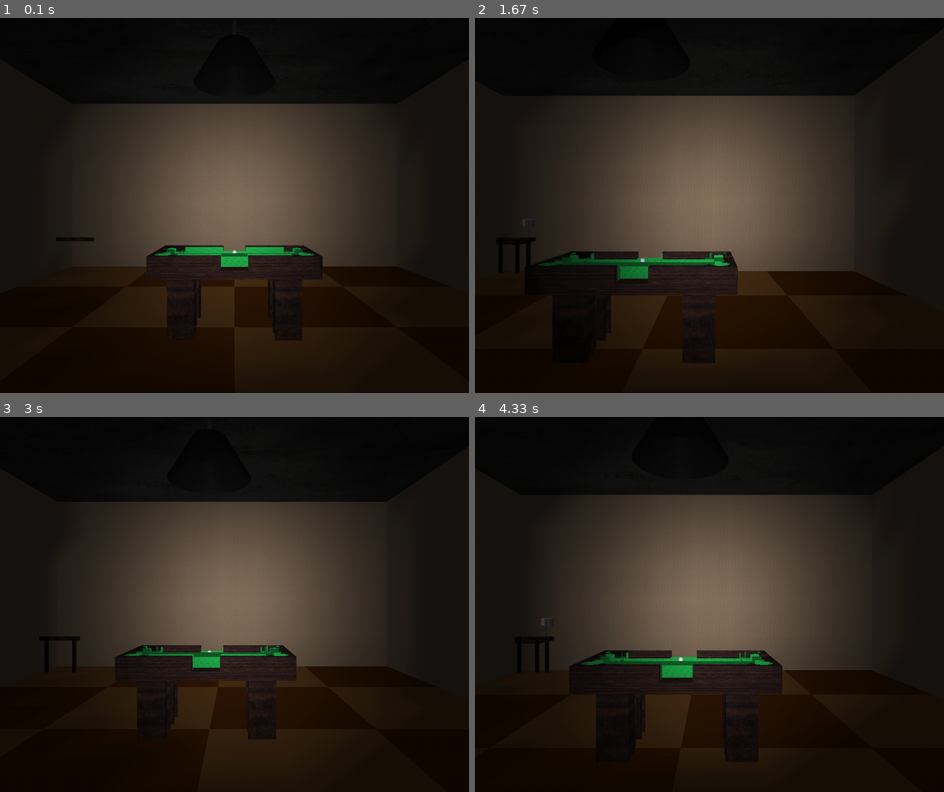
Above: before the commit, frames 1-4 (two rows, left to right).
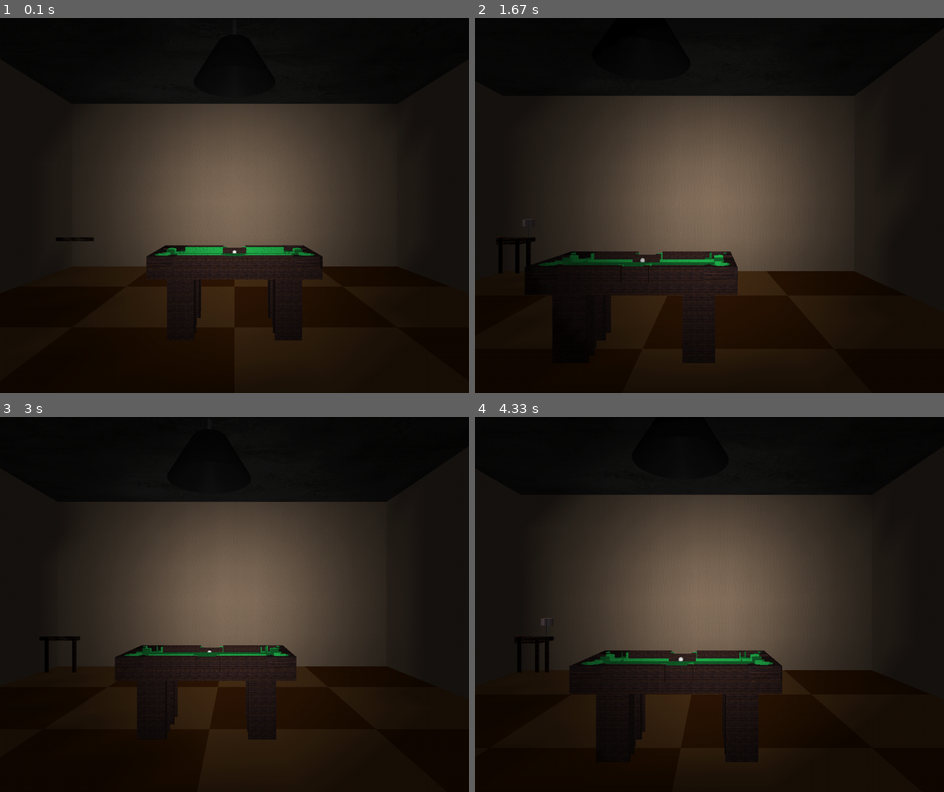
Above: after the commit, the same moments.

Repository: mikepmerritt/graphics-project-3
Game: pygame game, started from interactive_scene_pygame.py
Same seed, same stepped clock (60 frames per second), same inputs: the game is played once before the commit and once after it.
Inputs:
- Up to frame 1 (0.1 s): no input
- Up to frame 2 (1.67 s): hold D 0.33-0.8 s; hold W 0.83-1.3 s; hold D from 1.33 s (still down)
- Up to frame 3 (3 s): release D at 1.8 s; hold A 1.83-2.37 s; hold S 2.4-2.87 s; hold A from 2.9 s (still down)
- Up to frame 4 (4.33 s): release A at 3.37 s; hold W 3.4-3.87 s; hold D from 3.9 s (still down)

The runs differ from the first frame. In frame 1, 0.3% of the frame differs, in the area x 37-65%, y 60-77%; in frame 2, 0.4%; in frame 3, 0.3%; in frame 4, 0.4%, in the area x 35-61%, y 62-75%.

Commit message:
modified texture tiling and continued building table

Diff:
--- a/interactive_scene_pygame.py
+++ b/interactive_scene_pygame.py
@@ -1020,54 +1020,61 @@
     draw_corner(-3.5, 4.75, 8)
     glPopMatrix()
 
-    glPopMatrix()
-
     # middles (3 x 2 x 3) # floor should be at midpoint level, hole extends down
+
+    draw_middle_hole(0, 4.75, -3.5)
+    draw_middle_hole(0, 4.75, 3.5)
+
+    glPopMatrix()
 
     # x-aligned wood segments (5 x 1.5 x 1)
     set_wood_support_material(GL_FRONT)
-    draw_rect(x - 4, y + 4.75, z - 4.5, 5, 1.5, 1, 10, 4, 2, table_support_texture)
-    draw_rect(x + 4, y + 4.75, z - 4.5, 5, 1.5, 1, 10, 4, 2, table_support_texture)
-    draw_rect(x - 4, y + 4.75, z + 4.5, 5, 1.5, 1, 10, 4, 2, table_support_texture)
-    draw_rect(x + 4, y + 4.75, z + 4.5, 5, 1.5, 1, 10, 4, 2, table_support_texture)
+    draw_rect(x - 4, y + 4.75, z - 4.5, 5, 1.5, 1, 10, 4, 2, table_support_texture, False)
+    draw_rect(x + 4, y + 4.75, z - 4.5, 5, 1.5, 1, 10, 4, 2, table_support_texture, False)
+    draw_rect(x - 4, y + 4.75, z + 4.5, 5, 1.5, 1, 10, 4, 2, table_support_texture, False)
+    draw_rect(x + 4, y + 4.75, z + 4.5, 5, 1.5, 1, 10, 4, 2, table_support_texture, False)
 
     # x-aligned felt segments (5 x 1.5 x 1)
     set_felt_material(GL_FRONT)
-    draw_rect(x - 4, y + 4.75, z - 3.5, 5, 1.5, 1, 10, 4, 2, felt_texture)
-    draw_rect(x + 4, y + 4.75, z - 3.5, 5, 1.5, 1, 10, 4, 2, felt_texture)
-    draw_rect(x - 4, y + 4.75, z + 3.5, 5, 1.5, 1, 10, 4, 2, felt_texture)
-    draw_rect(x + 4, y + 4.75, z + 3.5, 5, 1.5, 1, 10, 4, 2, felt_texture)
+    draw_rect(x - 4, y + 4.75, z - 3.5, 5, 1.5, 1, 10, 4, 2, felt_texture, False)
+    draw_rect(x + 4, y + 4.75, z - 3.5, 5, 1.5, 1, 10, 4, 2, felt_texture, False)
+    draw_rect(x - 4, y + 4.75, z + 3.5, 5, 1.5, 1, 10, 4, 2, felt_texture, False)
+    draw_rect(x + 4, y + 4.75, z + 3.5, 5, 1.5, 1, 10, 4, 2, felt_texture, False)
 
     # z-aligned wood segments (1 x 1.5 x 4)
     set_wood_support_material(GL_FRONT)
-    draw_rect(x - 9, y + 4.75, z, 1, 1.5, 4, 2, 4, 8, table_support_texture)
-    draw_rect(x + 9, y + 4.75, z, 1, 1.5, 4, 2, 4, 8, table_support_texture)
+    draw_rect(x - 9, y + 4.75, z, 1, 1.5, 4, 2, 4, 8, table_support_texture, False)
+    draw_rect(x + 9, y + 4.75, z, 1, 1.5, 4, 2, 4, 8, table_support_texture, False)
 
     # z-aligned felt segments (1 x 1.5 x 4)
     set_felt_material(GL_FRONT)
-    draw_rect(x - 8, y + 4.75, z, 1, 1.5, 4, 2, 4, 8, felt_texture)
-    draw_rect(x + 8, y + 4.75, z, 1, 1.5, 4, 2, 4, 8, felt_texture)
+    draw_rect(x - 8, y + 4.75, z, 1, 1.5, 4, 2, 4, 8, felt_texture, False)
+    draw_rect(x + 8, y + 4.75, z, 1, 1.5, 4, 2, 4, 8, felt_texture, False)
 
     # felt play area (15 x 1 x 6) minus corners
     set_felt_material(GL_FRONT)
-    draw_rect(x, y + 4.5, z, 13, 1, 4, 13, 1, 4, felt_texture)
-    draw_rect(x, y + 4.5, z - 2.5, 13, 1, 1, 13, 1, 1, felt_texture)
-    draw_rect(x, y + 4.5, z + 2.5, 13, 1, 1, 13, 1, 1, felt_texture)
-    draw_rect(x - 7, y + 4.5, z, 1, 1, 4, 1, 1, 4, felt_texture)
-    draw_rect(x + 7, y + 4.5, z, 1, 1, 4, 1, 1, 4, felt_texture)
+    draw_rect(x, y + 4.5, z, 13, 1, 4, 26, 2, 8, felt_texture, False) # big center
+
+    draw_rect(x - 4, y + 4.5, z - 2.5, 5, 1, 1, 10, 1, 2, felt_texture, False)
+    draw_rect(x + 4, y + 4.5, z - 2.5, 5, 1, 1, 10, 1, 2, felt_texture, False)
+    draw_rect(x - 4, y + 4.5, z + 2.5, 5, 1, 1, 10, 1, 2, felt_texture, False)
+    draw_rect(x + 4, y + 4.5, z + 2.5, 5, 1, 1, 10, 1, 2, felt_texture, False)
+
+    draw_rect(x - 7, y + 4.5, z, 1, 1, 4, 1, 1, 4, felt_texture, False)
+    draw_rect(x + 7, y + 4.5, z, 1, 1, 4, 1, 1, 4, felt_texture, False)
 
     # wood bottom middle (19 x 1 x 6)
     set_wood_support_material(GL_FRONT)
-    draw_rect(x, y + 3.5, z, 19, 1, 10, 19, 1, 10, table_support_texture)
+    draw_rect(x, y + 3.5, z, 19, 1, 10, 19, 1, 10, table_support_texture, False)
 
     # wood legs (3 x 8 x 3)
     set_wood_support_material(GL_FRONT)
-    draw_rect(x - 6, y, z - 2.5, 3, 8, 3, 3, 8, 3, table_support_texture)
-    draw_rect(x + 6, y, z - 2.5, 3, 8, 3, 3, 8, 3, table_support_texture)
-    draw_rect(x - 6, y, z + 2.5, 3, 8, 3, 3, 8, 3, table_support_texture)
-    draw_rect(x + 6, y, z + 2.5, 3, 8, 3, 3, 8, 3, table_support_texture)
-
-def draw_textured_plane(x_size, y_size, x_slices, y_slices, texture):
+    draw_rect(x - 6, y, z - 2.5, 3, 8, 3, 3, 8, 3, table_support_texture, False)
+    draw_rect(x + 6, y, z - 2.5, 3, 8, 3, 3, 8, 3, table_support_texture, False)
+    draw_rect(x - 6, y, z + 2.5, 3, 8, 3, 3, 8, 3, table_support_texture, False)
+    draw_rect(x + 6, y, z + 2.5, 3, 8, 3, 3, 8, 3, table_support_texture, False)
+
+def draw_textured_plane(x_size, y_size, x_slices, y_slices, texture, stretch=True):
     """ Draw a textured plane of the specified dimensions on the xy-plane.
         The plane is a unit square with lower left corner at origin.
     """
@@ -1093,21 +1100,33 @@
         glBegin(GL_TRIANGLE_STRIP)
         cx = 0
         for i in range(x_slices):
-            glTexCoord2f(cx/x_size, (y+dy)/y_size)
+            if stretch:
+                glTexCoord2f(cx/x_size, (y+dy)/y_size)
+            else:
+                glTexCoord2f(cx, (y+dy))
             glVertex3f(cx, y+dy, 0)
-            glTexCoord2f(cx/x_size, y/y_size)
+            if stretch:
+                glTexCoord2f(cx/x_size, y/y_size)
+            else:
+                glTexCoord2f(cx, y)
             glVertex3f(cx, y, 0)
             cx += dx
-        glTexCoord2f(1, (y+dy)/y_size)
+        if stretch:
+            glTexCoord2f(1, (y+dy)/y_size)
+        else:
+            glTexCoord2f(x_size, (y+dy))
         glVertex3f(x_size, y+dy, 0)
-        glTexCoord2f(1, y/y_size)
+        if stretch:
+            glTexCoord2f(1, y/y_size)
+        else:
+            glTexCoord2f(x_size, y)
         glVertex3f(x_size, y, 0)
         glEnd()
         y += dy
 
     glDisable(GL_TEXTURE_2D)
 
-def draw_rect(x, y, z, x_size, y_size, z_size, x_slices, y_slices, z_slices, texture_name):
+def draw_rect(x, y, z, x_size, y_size, z_size, x_slices, y_slices, z_slices, texture_name, stretch=True):
     """ Draw a rectangle centered around (x, y, z) with size (x_size, y_size, z_size)."""
     # move to cube location
     glPushMatrix()
@@ -1116,42 +1135,60 @@
     # Draw side 1 (+z)
     glPushMatrix()
     glTranslate(-x_size/2, -y_size/2, z_size/2)
-    draw_textured_plane(x_size, y_size, x_slices, y_slices, texture_name)
+    if stretch:
+        draw_textured_plane(x_size, y_size, x_slices, y_slices, texture_name)
+    else:
+        draw_textured_plane(x_size, y_size, x_slices, y_slices, texture_name, False)
     glPopMatrix()
 
     # Draw side 2 (-z)
     glPushMatrix()
     glTranslate(x_size/2, -y_size/2, -z_size/2)
     glRotated(180, 0, 1, 0)
-    draw_textured_plane(x_size, y_size, x_slices, y_slices, texture_name)
+    if stretch:
+        draw_textured_plane(x_size, y_size, x_slices, y_slices, texture_name)
+    else:
+        draw_textured_plane(x_size, y_size, x_slices, y_slices, texture_name, False)
     glPopMatrix()
 
     # Draw side 3 (-x)
     glPushMatrix()
     glTranslate(-x_size/2, -y_size/2, -z_size/2)
     glRotatef(-90, 0, 1, 0)
-    draw_textured_plane(z_size, y_size, z_slices, y_slices, texture_name)
+    if stretch:
+        draw_textured_plane(z_size, y_size, z_slices, y_slices, texture_name)
+    else:
+        draw_textured_plane(z_size, y_size, z_slices, y_slices, texture_name, False)
     glPopMatrix()
 
     # Draw side 4 (+x)
     glPushMatrix()
     glTranslatef(x_size/2, -y_size/2, z_size/2)
     glRotatef(90, 0, 1, 0)
-    draw_textured_plane(z_size, y_size, z_slices, y_slices, texture_name)
+    if stretch:
+        draw_textured_plane(z_size, y_size, z_slices, y_slices, texture_name)
+    else:
+        draw_textured_plane(z_size, y_size, z_slices, y_slices, texture_name, False)
     glPopMatrix()
 
     # Draw side 5 (-y)
     glPushMatrix()
     glTranslatef(-x_size/2, -y_size/2, -z_size/2)
     glRotatef(90, 1, 0, 0)
-    draw_textured_plane(x_size, z_size, x_slices, z_slices, texture_name)
+    if stretch:
+        draw_textured_plane(x_size, z_size, x_slices, z_slices, texture_name)
+    else:
+        draw_textured_plane(x_size, z_size, x_slices, z_slices, texture_name, False)
     glPopMatrix()
 
     # Draw side 6 (+y)
     glPushMatrix()
     glTranslatef(-x_size/2, y_size/2, z_size/2)
     glRotatef(-90, 1, 0, 0)
-    draw_textured_plane(x_size, z_size, x_slices, z_slices, texture_name)
+    if stretch:
+        draw_textured_plane(x_size, z_size, x_slices, z_slices, texture_name)
+    else:
+        draw_textured_plane(x_size, z_size, x_slices, z_slices, texture_name, False)
     glPopMatrix()
 
     # return
@@ -1363,9 +1400,6 @@
 
     # black cylinder liner (inner)
 
-    # Enable/Disable each time or OpenGL ALWAYS expects texturing!
-    glEnable(GL_TEXTURE_2D)
-
     dtheta = math.pi / 4
     theta = math.pi / 2
 
@@ -1391,7 +1425,123 @@
 
         prev = (vx, vz)
 
+    glPopMatrix()
+
+def draw_middle_hole(x, y, z):
+    glPushMatrix()
+
+    glTranslatef(x, y, z)
+
+    # wood section
+    set_wood_support_material(GL_FRONT)
+    glBindTexture(GL_TEXTURE_2D, table_support_texture)
+    glTexEnvf(GL_TEXTURE_ENV, GL_TEXTURE_ENV_MODE, GL_MODULATE) # try GL_DECAL/GL_REPLACE/GL_MODULATE
+    glHint(GL_PERSPECTIVE_CORRECTION_HINT, GL_FASTEST)           # try GL_NICEST/GL_FASTEST
+    glTexParameteri(GL_TEXTURE_2D, GL_TEXTURE_WRAP_S, GL_REPEAT)  # try GL_CLAMP/GL_REPEAT/GL_CLAMP_TO_EDGE
+    glTexParameteri(GL_TEXTURE_2D, GL_TEXTURE_WRAP_T, GL_REPEAT)
+    glTexParameteri(GL_TEXTURE_2D, GL_TEXTURE_MAG_FILTER, GL_NEAREST) # try GL_NEAREST/GL_LINEAR
+    glTexParameteri(GL_TEXTURE_2D, GL_TEXTURE_MIN_FILTER, GL_NEAREST)
+
+    draw_rect(-1.25, 0, 1, 0.5, 1.5, 1, 1, 3, 2, table_support_texture, False) # left
+    draw_rect(1.25, 0, 1, 0.5, 1.5, 1, 1, 3, 2, table_support_texture, False) # right
+    draw_rect(0, 0, 1.375, 3, 1.5, 0.25, 12, 6, 4, table_support_texture, False) # back
+
+    # felt section
+    set_felt_material(GL_FRONT_AND_BACK)
+    glBindTexture(GL_TEXTURE_2D, felt_texture)
+    glTexEnvf(GL_TEXTURE_ENV, GL_TEXTURE_ENV_MODE, GL_MODULATE) # try GL_DECAL/GL_REPLACE/GL_MODULATE
+    glHint(GL_PERSPECTIVE_CORRECTION_HINT, GL_FASTEST)           # try GL_NICEST/GL_FASTEST
+    glTexParameteri(GL_TEXTURE_2D, GL_TEXTURE_WRAP_S, GL_REPEAT)  # try GL_CLAMP/GL_REPEAT/GL_CLAMP_TO_EDGE
+    glTexParameteri(GL_TEXTURE_2D, GL_TEXTURE_WRAP_T, GL_REPEAT)
+    glTexParameteri(GL_TEXTURE_2D, GL_TEXTURE_MAG_FILTER, GL_NEAREST) # try GL_NEAREST/GL_LINEAR
+    glTexParameteri(GL_TEXTURE_2D, GL_TEXTURE_MIN_FILTER, GL_NEAREST)
+
+    draw_rect(-1.25, 0, 0.375, 0.5, 1.5, 0.25, 2, 6, 1, felt_texture, False) # left box
+    draw_rect(1.25, 0, 0.375, 0.5, 1.5, 0.25, 2, 6, 1, felt_texture, False) # right box
+    draw_rect(0, -0.25, -1.125, 3, 1, 0.75, 12, 4, 3, felt_texture, False) # right box
+
+    # slope in on left
+    glPushMatrix()
+
+    # Enable/Disable each time or OpenGL ALWAYS expects texturing!
+    glEnable(GL_TEXTURE_2D)
+
+    glNormal3f(-0.5, 0, -0.75)
+
+    glBegin(GL_TRIANGLE_FAN)
+
+    glTexCoord2f(0, 0)
+    glVertex3f(-1, 0, 0.25)
+
+    glTexCoord2f(0, 1)
+    glVertex3f(-1, 0.75, 0.25)
+
+    glTexCoord2f(1, 1)
+    glVertex3f(-1.5, 0.75, -0.5)
+
+    glTexCoord2f(1, 0)
+    glVertex3f(-1.5, 0, -0.5)
+
+    glEnd()
+
     glDisable(GL_TEXTURE_2D)
+
+    glPopMatrix()
+
+    # top left
+
+    glPushMatrix()
+
+    # Enable/Disable each time or OpenGL ALWAYS expects texturing!
+    glEnable(GL_TEXTURE_2D)
+
+    glNormal3f(-0.5, 0, -0.75)
+
+    # glBegin(GL_TRIANGLE_FAN)
+
+    # # glTexCoord2f(0, 0)
+    # # glVertex3f(-1, 0, 0.25)
+
+    # # glTexCoord2f(0, 1)
+    # # glVertex3f(-1, 0.75, 0.25)
+
+    # # glTexCoord2f(1, 1)
+    # # glVertex3f(-1.5, 0.75, -0.5)
+
+    # glEnd()
+
+    glDisable(GL_TEXTURE_2D)
+
+    glPopMatrix()
+
+    # slope on right
+
+    glPushMatrix()
+
+    # Enable/Disable each time or OpenGL ALWAYS expects texturing!
+    glEnable(GL_TEXTURE_2D)
+
+    glNormal3f(0.5, 0, -0.75)
+
+    glBegin(GL_TRIANGLE_FAN)
+
+    glTexCoord2f(0, 0)
+    glVertex3f(1, 0, 0.25)
+
+    glTexCoord2f(0, 1)
+    glVertex3f(1, 0.75, 0.25)
+
+    glTexCoord2f(1, 1)
+    glVertex3f(1.5, 0.75, -0.5)
+
+    glTexCoord2f(1, 0)
+    glVertex3f(1.5, 0, -0.5)
+
+    glEnd()
+
+    glDisable(GL_TEXTURE_2D)
+
+    glPopMatrix()
 
     glPopMatrix()
 
